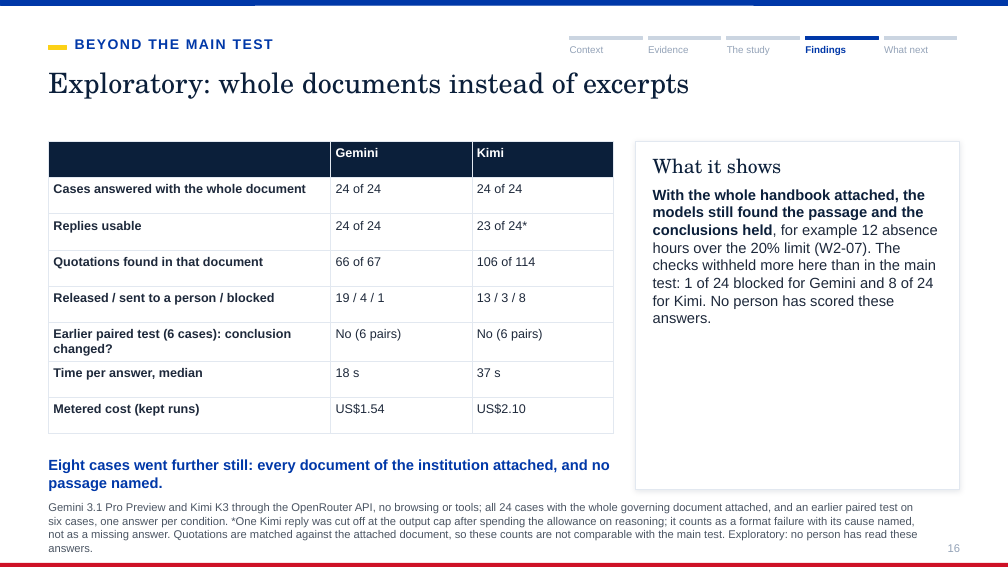
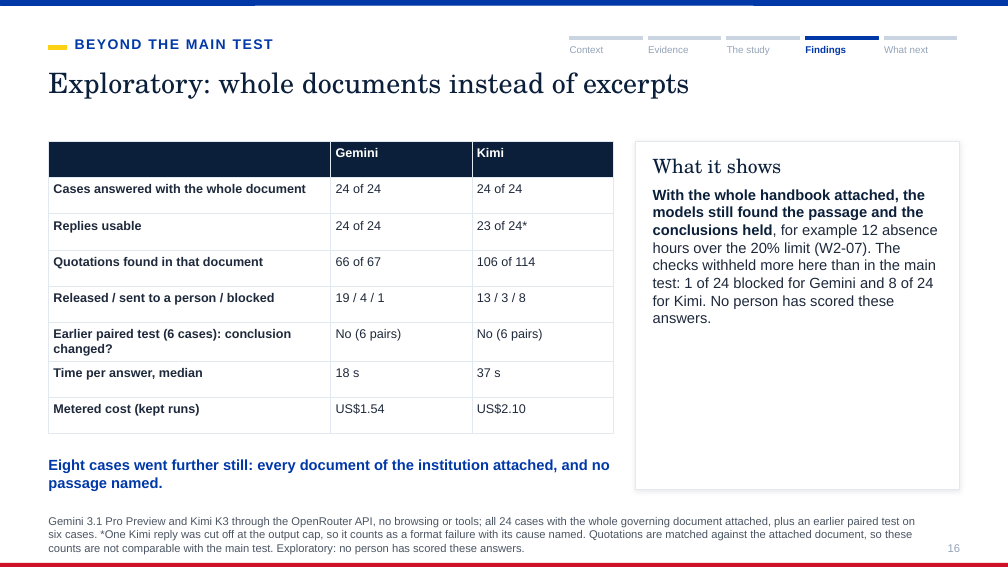
Before and after one commit to bealambitco/ai-assessment-higher-education-ph, a slide deck: slide 16 of presentation/When_Should_AI_Assist_the_Assessor_FINAL.pptx. Drawn at 1008x567 pixels with LibreOffice and Linux fonts; fonts in the diff are those of the drawing. Boxes give left, top, right and bottom in pixels: in the first picture for what was removed or moved away, otherwise in the second. Text is boxed around its words. In the diff, an @@ line names an element or a change of style, - is before the commit and + after.

```diff
--- a/presentation/When_Should_AI_Assist_the_Assessor_FINAL.pptx
+++ b/presentation/When_Should_AI_Assist_the_Assessor_FINAL.pptx
@@ text at bbox=[48, 517, 915, 554]: text changed @@
-Gemini 3.1 Pro Preview and Kimi K3 through the OpenRouter API, no browsing or tools; all 24 cases with the whole governing document attached, and an earlier paired test on six cases, one answer per condition. *One Kimi reply was cut off at the output cap after spending the allowance on reasoning; it counts as a format failure with its cause named, not as a missing answer. Quotations are matched against the attached document, so these counts are not comparable with the main test. Exploratory: no person has read these answers.
+Gemini 3.1 Pro Preview and Kimi K3 through the OpenRouter API, no browsing or tools; all 24 cases with the whole governing document attached, plus an earlier paired test on six cases. *One Kimi reply was cut off at the output cap, so it counts as a format failure with its cause named. Quotations are matched against the attached document, so these counts are not comparable with the main test. Exploratory: no person has scored these answers.
```
Also in this commit, not shown: 7 other slides changed, 5 other files.
